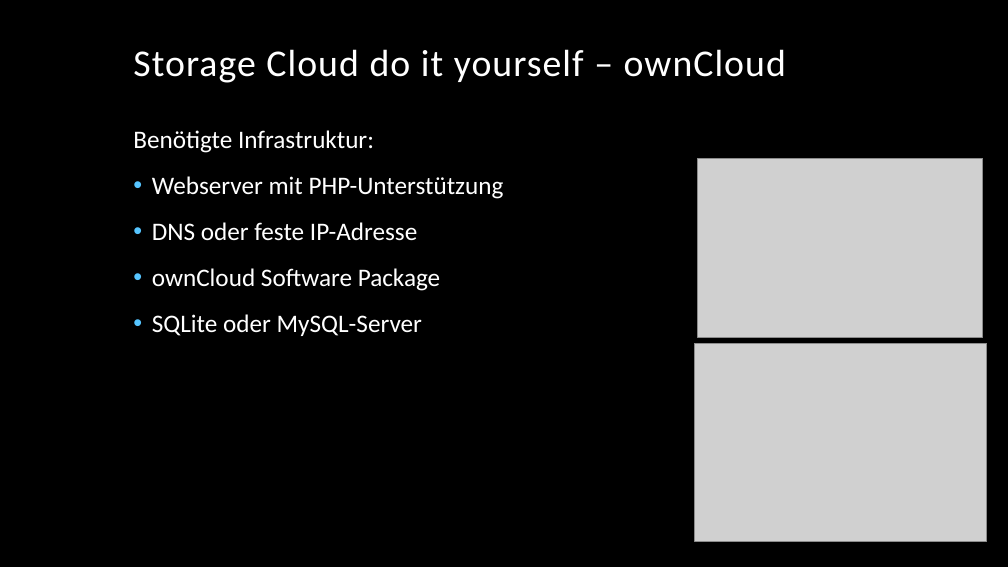
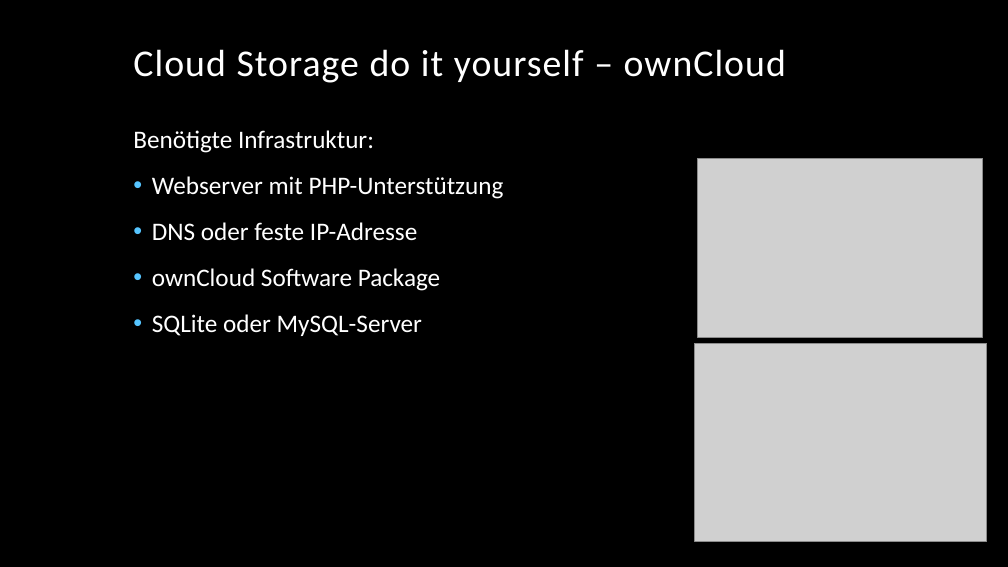
Before and after one commit to cs561/projects, a slide deck: slide 39 of Build your own Cloud II/Build your own Cloud.pptx (slide 33 before the commit). Drawn at 1008x567 pixels with LibreOffice and Linux fonts; fonts in the diff are those of the drawing; grey boxes stand for pictures; background and template pictures are left out. Boxes give left, top, right and bottom in pixels: in the first picture for what was removed or moved away, otherwise in the second. Text is boxed around its words. In the diff, an @@ line names an element or a change of style, - is before the commit and + after.

```diff
--- a/Build your own Cloud II/Build your own Cloud.pptx
+++ b/Build your own Cloud II/Build your own Cloud.pptx
@@ text at (133, 49, 786, 83): text changed @@
-Storage Cloud do it yourself – ownCloud
+Cloud Storage do it yourself – ownCloud
```
Also in this commit, not shown: 27 other slides changed, 7 slides added, 1 slide removed.
